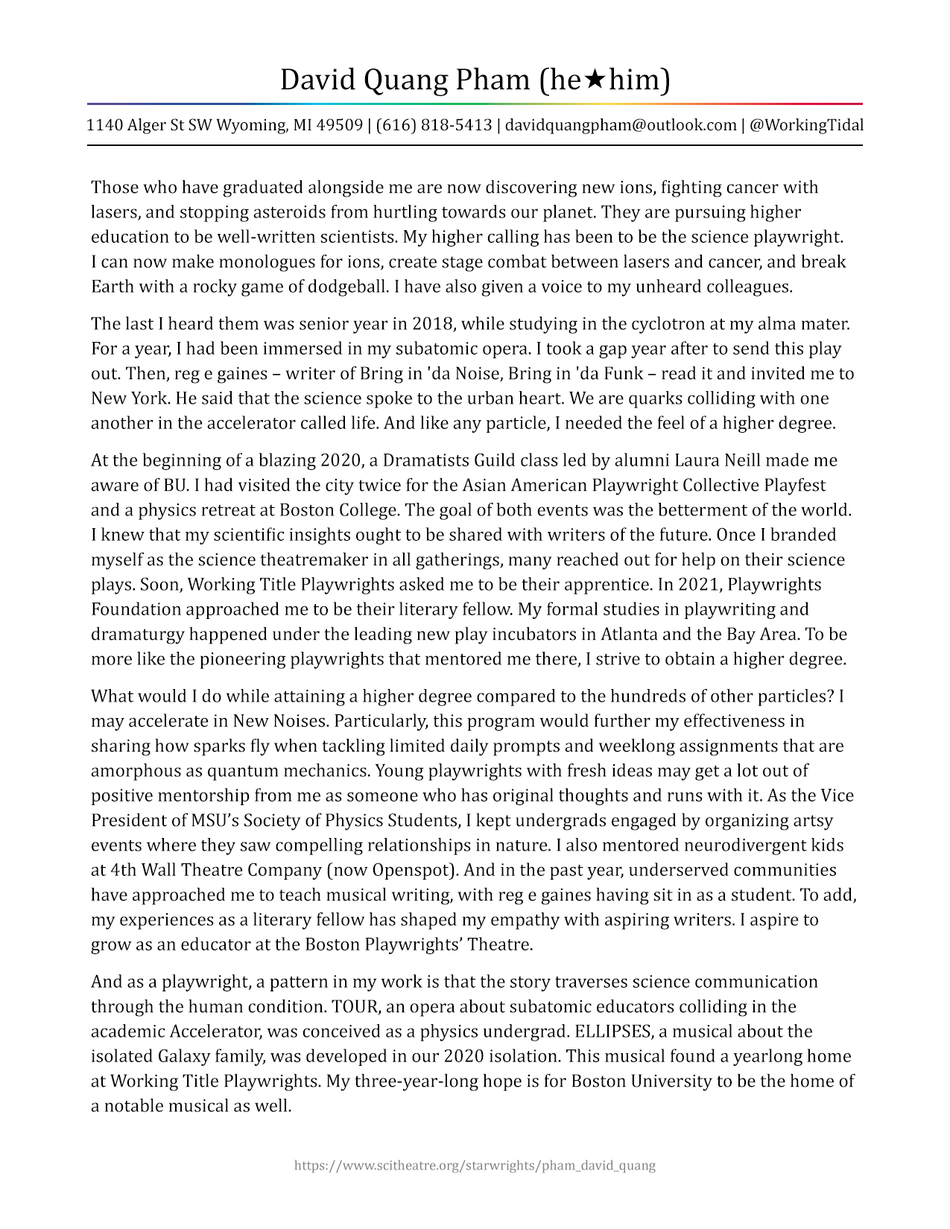
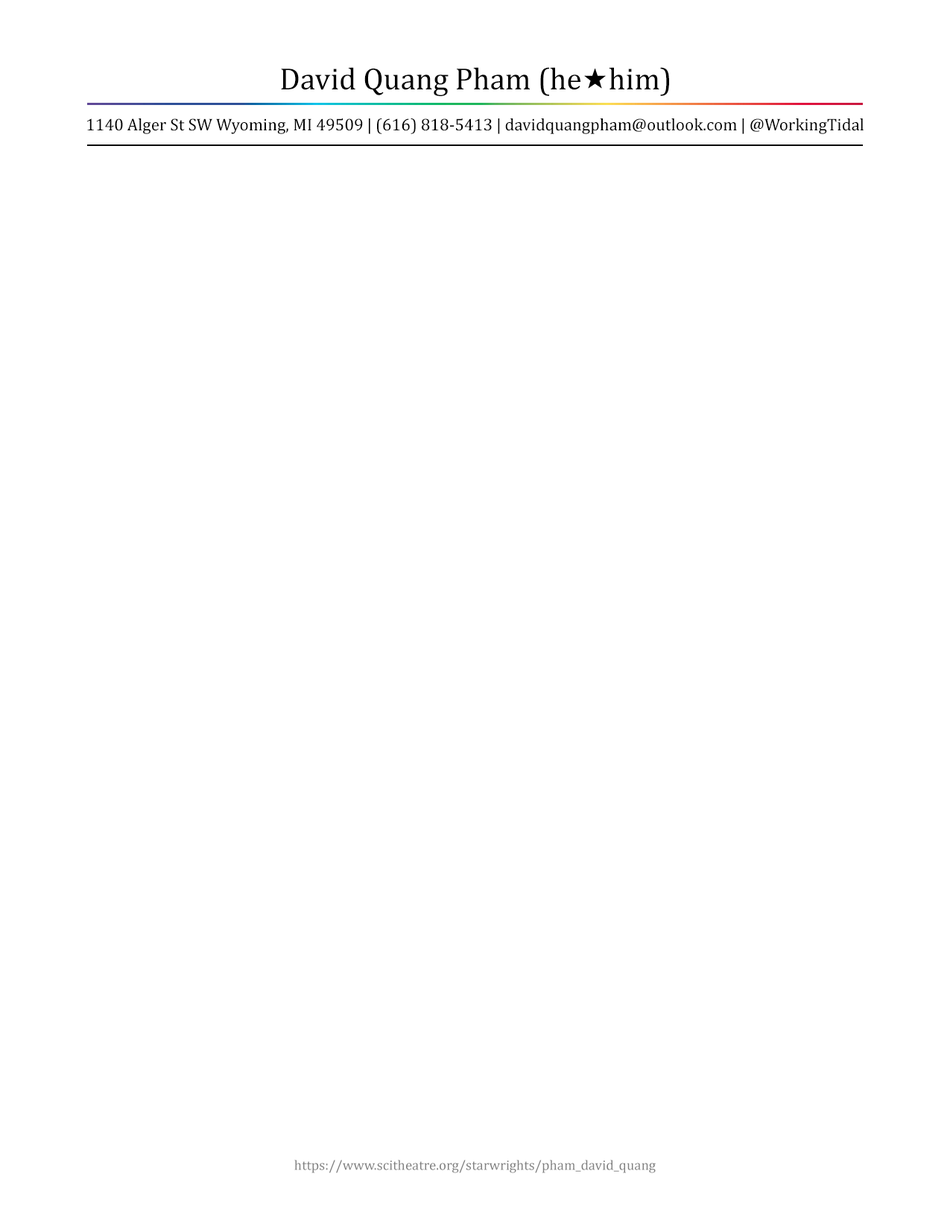
Two versions of the same layered image (950x1229). Layer-by-layer changes:
renamed "Those who have graduated alongside me are now discovering new i" to "In college, my peers pursued higher education in order to becom", hid it, painted on it over [90, 179, 857, 1113]
